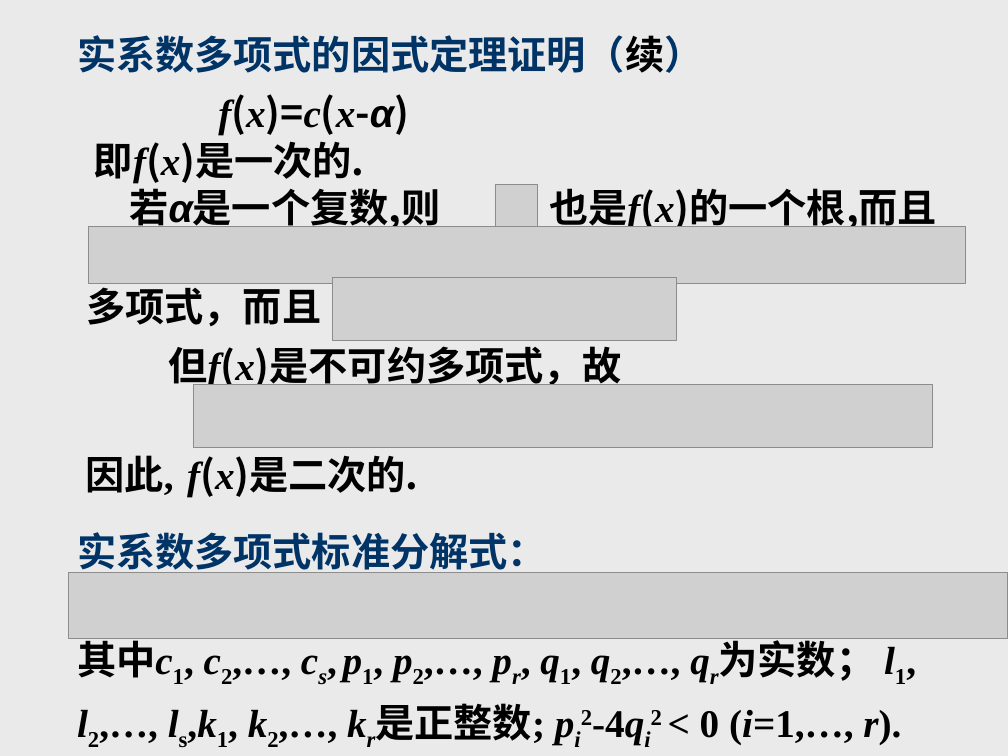
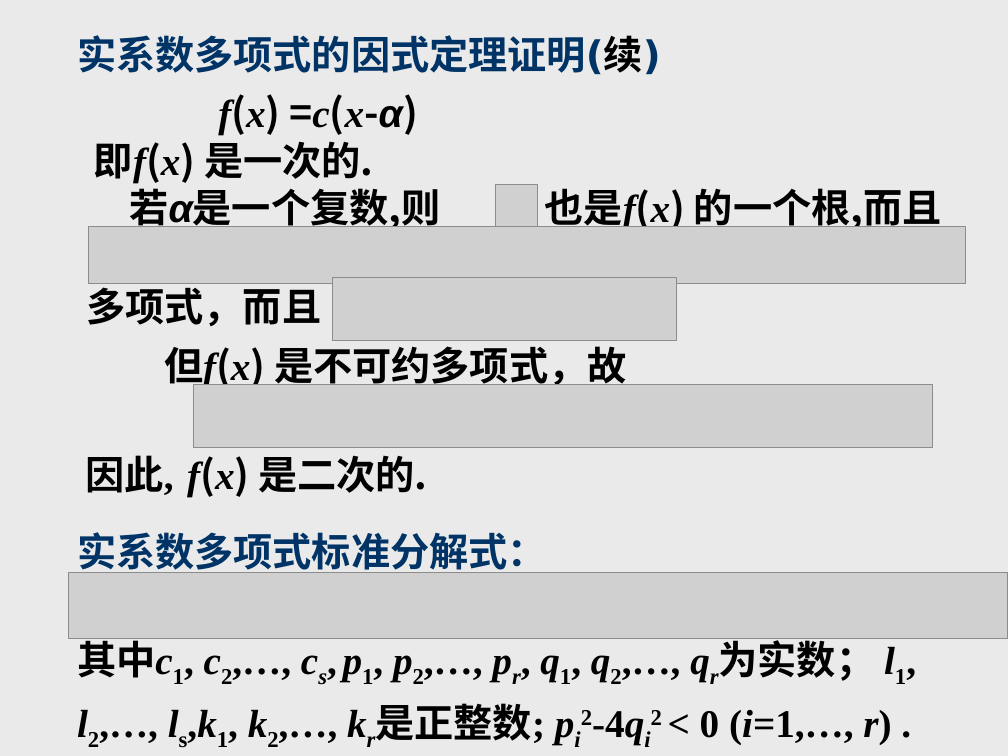
Before and after one commit to zhangbiaomath/zhangbiaomath.github.io, a slide deck: slide 89 of teaching/高等代数/课件/第1章-多项式.ppt. Drawn at 1008x756 pixels with LibreOffice and Linux fonts; fonts in the diff are those of the drawing; grey boxes stand for pictures. Boxes give left, top, right and bottom in pixels: in the first picture for what was removed or moved away, otherwise in the second. Text is boxed around its words. In the diff, an @@ line names an element or a change of style, - is before the commit and + after.

```diff
--- a/teaching/高等代数/课件/第1章-多项式.ppt
+++ b/teaching/高等代数/课件/第1章-多项式.ppt
@@ title at [77, 35, 661, 75]: text changed @@
-实系数多项式的因式定理证明（续）
+实系数多项式的因式定理证明(续)
@@ text at [94, 94, 417, 184]: spaces changed @@
-f(x)=c(x-α)
-即f(x)是一次的.
+f(x) =c(x-α)
+即f(x) 是一次的.
@@ text at [545, 188, 942, 227]: spaces changed @@
-也是f(x)的一个根,而且
+也是f(x) 的一个根,而且
@@ text at [164, 340, 626, 391]: spaces changed @@
-但f(x)是不可约多项式，故
+但f(x) 是不可约多项式，故
@@ text at [86, 455, 427, 497]: spaces changed @@
-因此, f(x)是二次的.
+因此, f(x) 是二次的.
@@ text at [700, 710, 891, 745]: spaces changed @@
-l2,…, ls,k1, k2,…, kr是正整数; pi2-4qi2 < 0 (i=1,…, r).
+l2,…, ls,k1, k2,…, kr是正整数; pi2-4qi2 < 0 (i=1,…, r) .
```
Also in this commit, not shown: 102 other slides changed.
